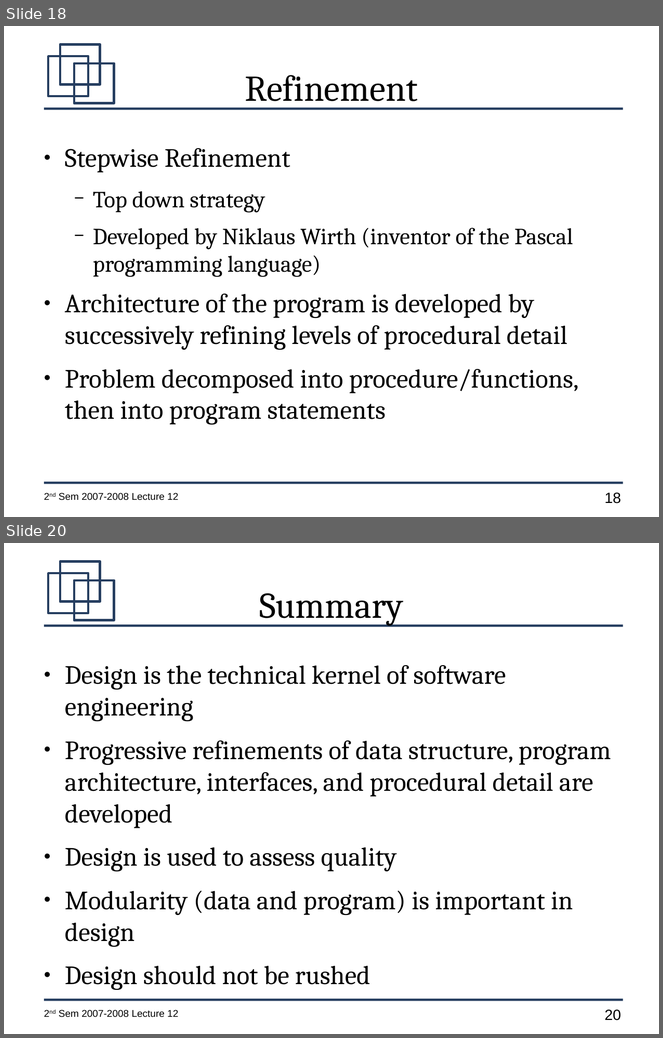
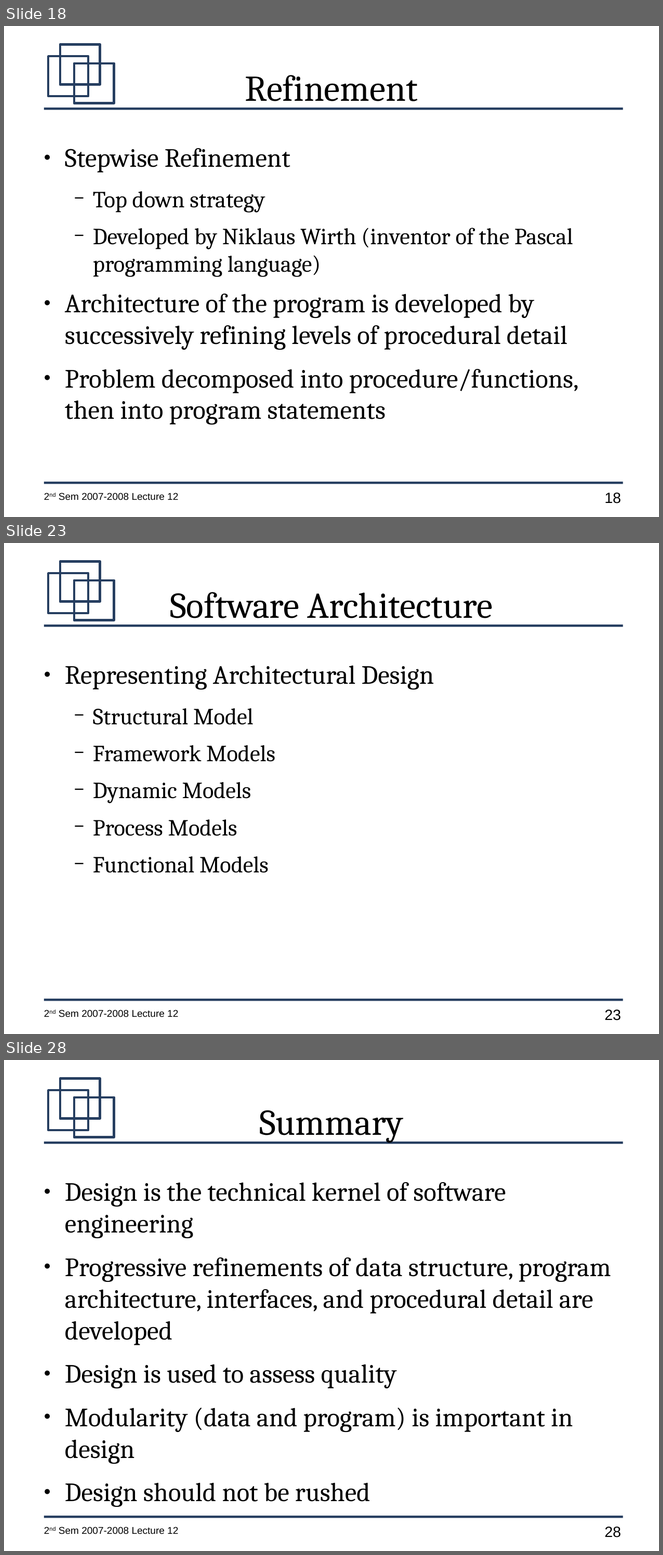
Before and after one commit to jachermocilla/jach-homepage, a slide deck: CMSC128-2nd-Sem-2007-L13.odp. Shown one above the other, each under a label of ours: slides 18 and 20 before the commit, slides 18, 23 and 28 after it; the slides between them are not shown. The pictures are 663x1038 and 663x1555 pixels, drawn with LibreOffice and Linux fonts; fonts in the diff are those of the drawing. Boxes give left, top, right and bottom in pixels: in the first picture for what was removed or moved away, otherwise in the second. Text is boxed around its words. In the diff, an @@ line names an element or a change of style, - is before the commit and + after.

```diff
--- a/CMSC128-2nd-Sem-2007-L13.odp
+++ b/CMSC128-2nd-Sem-2007-L13.odp
@@ slide 23 added at (4,543,659,1034), background #FFFFFF; not listed: 7 template elements that a slide beside it also shows @@
@@ title added at (170,592,493,626), 44 pt, text #000000 @@
+Software Architecture
@@ text added at (65,665,435,873), 28 pt, text #000000 @@
+● Representing Architectural Design
+  − Structural Model
+  − Framework Models
+  − Dynamic Models
+  − Process Models
+  − Functional Models
@@ what was slide 20 is now slide 28 @@
@@ page number at (605,1527,621,1538): text changed @@
-20
+28
```
Also in this commit, not shown: 1 slide changed, 7 other slides added.
